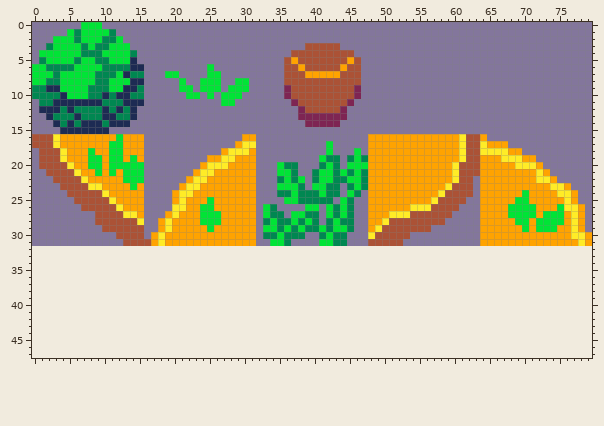
Two states of a sprite sheet, maps/TilesetImage.png. The picture above was drawn from the file before the commit.
The file is 80x32 pixels. The old version is drawn lined up with the new one, on the new canvas.
New version:
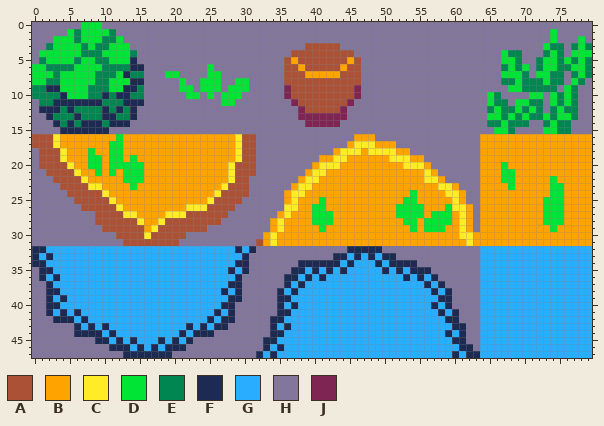
Palette (. is transparent): A #ab5236  B #ffa300  C #ffec27  D #00e436  E #008751  F #1d2b53  G #29adff  H #83769c  J #7e2553
Edits made:
canvas 80x32 -> 80x48
Changed rows in their new state; - is an unchanged pixel.
first column x 0:
 1 --------------------------------------------------------------------------D-----
 2 --------------------------------------------------------------------------D---D-
 3 -------------------------------------------------------------------------DEE-EDE
 4 -------------------------------------------------------------------DEE---EDE-DDD
 5 -------------------------------------------------------------------DDE--EDDEDEDE
 6 -------------------------------------------------------------------EDED-EDDEEDDE
 7 -------------------------------------------------------------------DDDE-DDEE-EDE
 8 -------------------------------------------------------------------EEDEEEDEE-DE-
 9 --------------------------------------------------------------------DDEEEEE-DE--
10 -----------------------------------------------------------------DE----DD-DEDE--
11 -----------------------------------------------------------------DEE-DDEE-DEDE--
12 -----------------------------------------------------------------EDEEDEDE-EDEE--
13 -----------------------------------------------------------------DDEDEDEEDEDDE--
14 -----------------------------------------------------------------EEDEEE--EDEE---
15 ------------------------------------------------------------------DDE----DDEE---
16 ----------------BBBBBBBBBBBBBCAA--------------BB-HHHHHHHHHHHHHHH-BBBBBBBBBBBBBBB
17 ----------------BBBBBBBBBBBBBCAA----------H--BCCC---HHHHHHHHHHHHB---BBBBBBBBBBBB
18 ----------------BBBBBBBBBBB-B-AA----------HBCCCBCCCC--HHHHHHHHHHBBBB--BBBBBBBBBB
19 ----------------BBBBBBBBB--BBCAA---------BBCCBBB---CCC--HHHHHHHH---BBB--BBBBBBBB
20 ----------------BBBBBBBB-BBBCAAA---HHH--BCCCBBBB-----CCC-HHHHHHH---D-BBB-BBBBBBB
21 ----------------BBBBBBB-BB--CAAA---HHH-BCCBBBBBB--------C-HHHHHH---DD---B-BBBBBB
22 ----------------BBBBBB-BB---CAAH---HHHBCCBBBBBBB--------CC-HHHH----DD---BBDBBBBB
23 ----------------BBBBB-BB---CAAAH---HHBCCBBBBBBBB----------C-BHH-----D-----DD-BBB
24 ----------------BBBB-BB---CAAAAH---HBCCBBBBBBBBB------D---BCCBH-------B---DDB-BB
25 ----------------BBBB-B---CAAAAHH----BCBBBDBBBBBB-----DD--BBBCB-------BB--DDDB-BB
26 ----------------BBBBBBCCCAAAAHHH-HH-CCBB-DBBBBBB----DDDDBBBDCCB-----BBBB-DD-BB-B
27 ----------------BBBC-CAAAAAAHHHH-HHBCBBBDD-BBBBB---BDDDDBDDDBCB-----BBBB-----B-B
28 ----------------BBCAAAAAAAAHHHHH-HBCBBBBDDDBBBBB--BBBDDBDDDDBCB------BB-B----B-B
29 ----------------BCAAAAAAAHHHHHHH-HBCBBBBB-BBBBBB-BBBBBDBDDDBBCB-------B-BB---B-B
30 ----------------CAAAAAHHHHHHHHHH-BCBBBBBBBBBBBBBBBBBBBBBBBBBBCCB-------------BB-
31 -----------------AAAAHHHHHHHHHHHABCBBBBBBBBBBBBBBBBBBBBBBBBBBBCB--------------B-
32 FFGGGGGGGGGGGGGGGGGGGGGGGGGGGFGFHHHHHHHHHHHHHFFFFFHHHHHHHHHHHHHHGGGGGGGGGGGGGGGG
33 FGFGGGGGGGGGGGGGGGGGGGGGGGGGGGFHHHHHHHHHHHHFFGFGFGFFHHHHHHHHHHHHGGGGGGGGGGGGGGGG
34 FFGGGGGGGGGGGGGGGGGGGGGGGGGGGFFHHHHHHHFFFFFFGFGGGFGFFFFHHHHHHHHHGGGGGGGGGGGGGGGG
35 HFFGGGGGGGGGGGGGGGGGGGGGGGGGFGFHHHHHHFFGFGFGFGGGGGFGFGFFFHHHHHHHGGGGGGGGGGGGGGGG
36 HFGFGGGGGGGGGGGGGGGGGGGGGGGGGFHHHHHHFFGFGFGGGGGGGGGGGFGFGFHHHHHHGGGGGGGGGGGGGGGG
37 HHFGGGGGGGGGGGGGGGGGGGGGGGGGFFHHHHHHFGFGGGGGGGGGGGGGGGGGFGFHHHHHGGGGGGGGGGGGGGGG
38 HHFFGGGGGGGGGGGGGGGGGGGGGGGFGFHHHHHFGFGGGGGGGGGGGGGGGGGGGFGFHHHHGGGGGGGGGGGGGGGG
39 HHFGFGGGGGGGGGGGGGGGGGGGGGGGFFHHHHHFFGGGGGGGGGGGGGGGGGGGGGFFHHHHGGGGGGGGGGGGGGGG
40 HHFFGGGGGGGGGGGGGGGGGGGGGGGFFHHHHHHFGFGGGGGGGGGGGGGGGGGGGFGFHHHHGGGGGGGGGGGGGGGG
41 HHFGFGFGGGGGGGGGGGGGGGGGGGFGFHHHHHHFFGGGGGGGGGGGGGGGGGGGGGFGFHHHGGGGGGGGGGGGGGGG
42 HHHFFFGFGGGGGGGGGGGGGGGGGFGFFHHHHHFFGGGGGGGGGGGGGGGGGGGGGGGFFHHHGGGGGGGGGGGGGGGG
43 HHHHHHFGFGFGGGGGGGGGGGFGFGFFHHHHHHFGFGGGGGGGGGGGGGGGGGGGGGGGFFHHGGGGGGGGGGGGGGGG
44 HHHHHHFFFFGFGGGGGGGGGFGFFFHHHHHHHHFFGGGGGGGGGGGGGGGGGGGGGGGFGFHHGGGGGGGGGGGGGGGG
45 HHHHHHHHHFFGFGFGGGFGFGFHHHHHHHHHHFFGGGGGGGGGGGGGGGGGGGGGGGGGFFHHGGGGGGGGGGGGGGGG
46 HHHHHHHHHHHFFFGFGFGFFFHHHHHHHHHHHFGFGGGGGGGGGGGGGGGGGGGGGGGGGFFHGGGGGGGGGGGGGGGG
47 HHHHHHHHHHHHHFFFFFFFHHHHHHHHHHHHFGFGGGGGGGGGGGGGGGGGGGGGGGGGFGFFGGGGGGGGGGGGGGGG
Pixel boxes of the changes (left, top, right, bottom) in both pictures:
changed: (32, 29, 592, 358)
